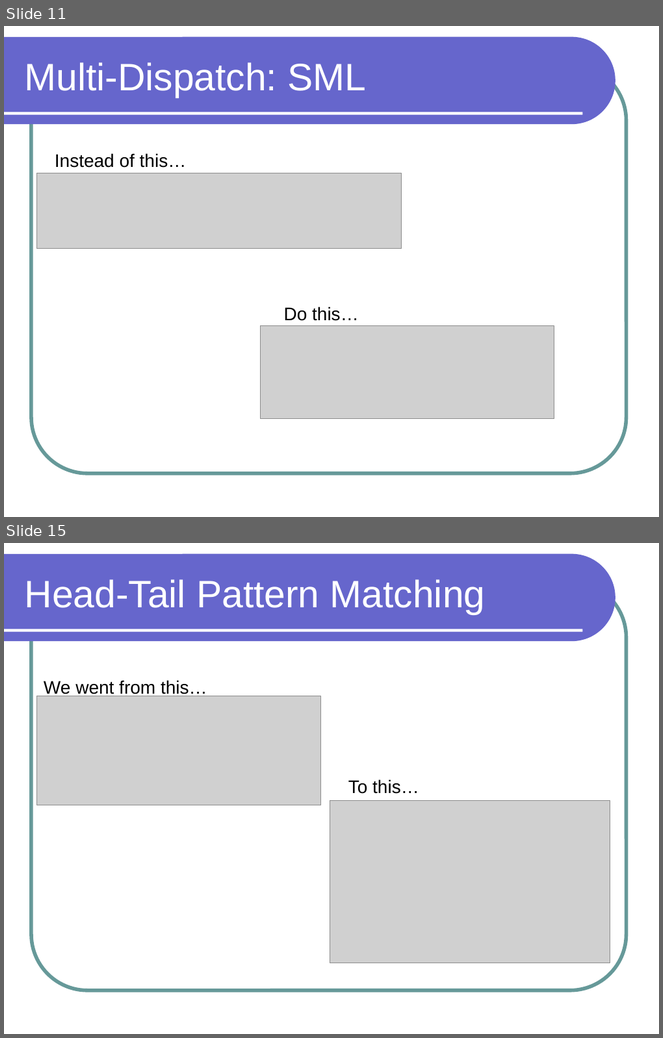
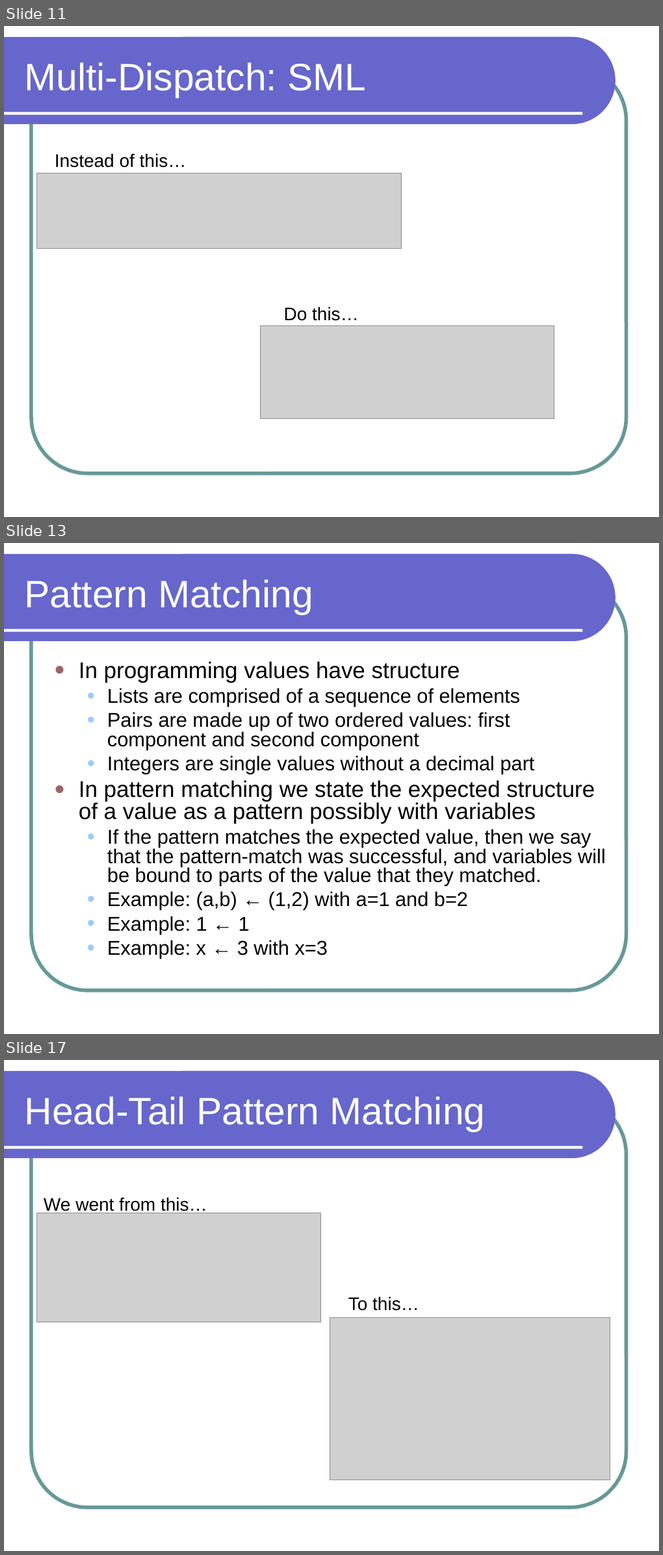
Before and after one commit to lutzhamel/CSC301, a slide deck: notes/csc301-ln013.ppt. Shown one above the other, each under a label of ours: slides 11 and 15 before the commit, slides 11, 13 and 17 after it; the slides between them are not shown. The pictures are 663x1038 and 663x1555 pixels, drawn with LibreOffice and Linux fonts; fonts in the diff are those of the drawing; grey boxes stand for pictures. Boxes give left, top, right and bottom in pixels: in the first picture for what was removed or moved away, otherwise in the second. Text is boxed around its words. In the diff, an @@ line names an element or a change of style, - is before the commit and + after.

```diff
--- a/notes/csc301-ln013.ppt
+++ b/notes/csc301-ln013.ppt
@@ slide 13 added at <box>4,543,659,1034</box>, background #FFFFFF; not listed: 3 template elements that a slide beside it also shows @@
@@ title added at <box>25,579,313,615</box>, 42 pt, text #FFFFFF @@
+Pattern Matching
@@ text added at <box>79,661,606,959</box>, 22 pt, text #000000 @@
+● In programming values have structure
+  ● Lists are comprised of a sequence of elements
+  ● Pairs are made up of two ordered values: first component and second component
+  ● Integers are single values without a decimal part
+● In pattern matching we state the expected structure of a value as a pattern possibly with variables
+  ● If the pattern matches the expected value, then we say that the pattern-match was successful, and variables will be bound to parts of the value that they matched.
+  ● Example: (a,b) ← (1,2) with a=1 and b=2
+  ● Example: 1 ← 1
+  ● Example: x ← 3 with x=3
@@ what was slide 15 is now slide 17 @@
```
Also in this commit, not shown: 8 slides changed, 6 other slides added, 4 other files.
